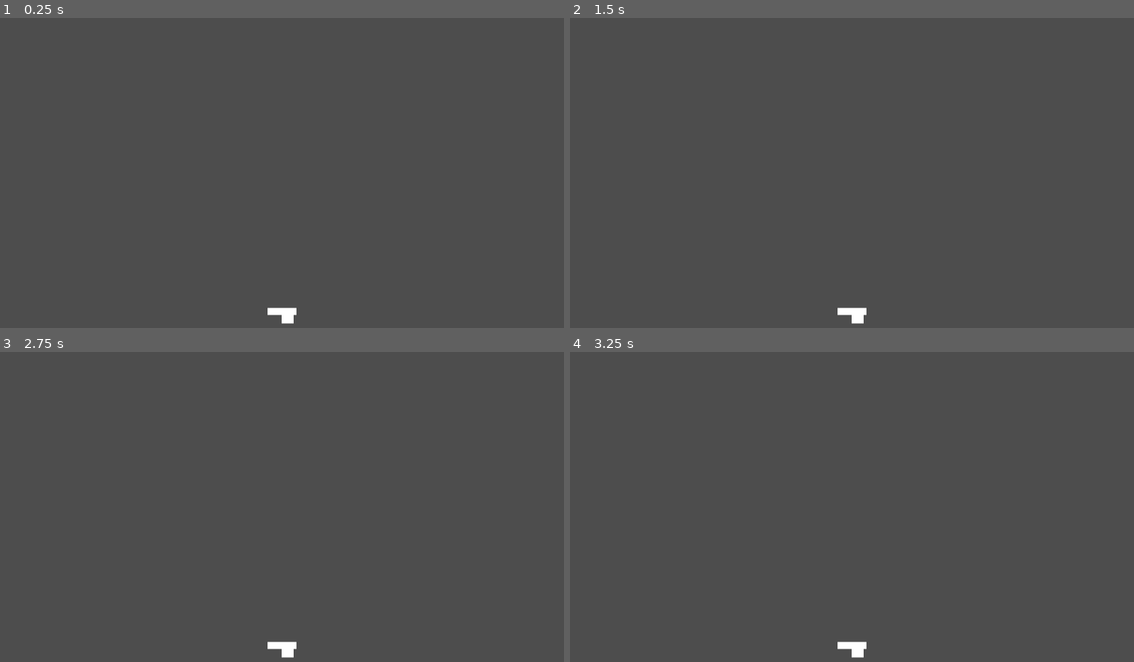
Above: before the commit, frames 1-4 (two rows, left to right).
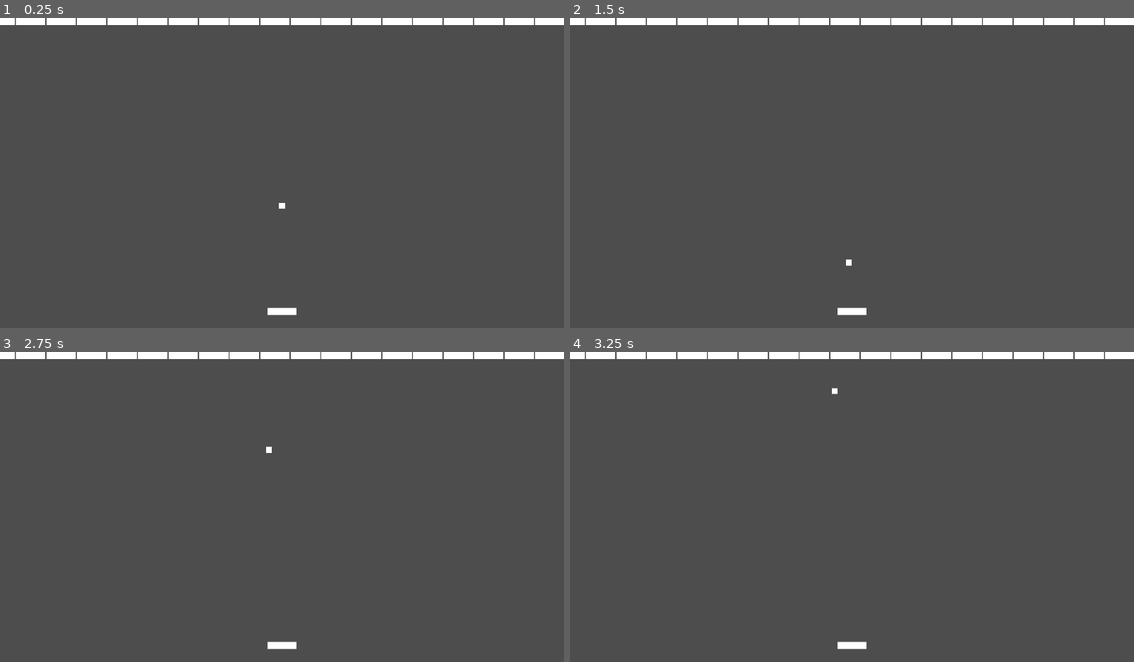
Above: after the commit, the same moments.

Repository: rojasreinold/10-game-challenge
Game: Godot game, scene res://main.tscn
Two runs of this game, one before a commit and one after it. Both use one fixed random seed, a clock stepped at 60 frames per second and the inputs below.
Inputs (mouse positions are in pixels of both pictures, inside the frame that each line leads up to):
- Up to frame 1 (0.25 s): no input
- Up to frame 2 (1.5 s): tap Enter at 0.5 s; move the mouse to (976, 160) at 0.52 s; hold Up (ui_up) 0.53-1.25 s; tap O at 0.6 s; click (976, 160) at 0.67 s; tap Space at 1.25 s; drag from (739, 191) to (852, 312) at 1.27 s
- Up to frame 3 (2.75 s): move the mouse to (338, 441) at 2.02 s; hold Up (ui_up) from 2.03 s (still down); tap Shift at 2.1 s
- Up to frame 4 (3.25 s): release Up (ui_up) at 2.75 s; tap Enter at 2.75 s; drag from (823, 575) to (852, 646) at 2.77 s

The runs differ from the first frame. In frame 1, 2.3% of the frame differs, in the area x 0-100%, y 0-99%; in frame 2, 2.3%; in frame 3, 2.3%; in frame 4, 2.3%.

Commit message:
Created a row of blocks

Diff:
--- a/2-breakout/ball.gd
+++ b/2-breakout/ball.gd
@@ -1,11 +1,25 @@
 extends Area2D
 
+signal ball_missed
+
+const DEFAULT_SPEED = 400
+
+var direction := Vector2.DOWN
+var _speed := DEFAULT_SPEED
 
 # Called when the node enters the scene tree for the first time.
 func _ready() -> void:
+	area_entered.connect(_on_area_entered)
 	pass # Replace with function body.
 
 
 # Called every frame. 'delta' is the elapsed time since the previous frame.
 func _process(delta: float) -> void:
-	pass
+	_speed += delta * 2
+	position += _speed * delta * direction
+
+func _on_area_entered(area: Area2D) -> void:
+	if area.name == "Player1":
+		direction = Vector2(randf_range(-1,1), -1)
+	if area.name == "Block":
+		direction = Vector2(randf_range(-1,1), 1)
--- a/2-breakout/ball.tscn
+++ b/2-breakout/ball.tscn
@@ -1,12 +1,18 @@
-[gd_scene load_steps=2 format=3 uid="uid://b8uumk3r3buwq"]
+[gd_scene load_steps=3 format=3 uid="uid://b8uumk3r3buwq"]
 
 [ext_resource type="Script" path="res://ball.gd" id="1_kshde"]
 
+[sub_resource type="RectangleShape2D" id="RectangleShape2D_i0xhq"]
+
 [node name="Ball" type="Area2D"]
+position = Vector2(960, 540)
 script = ExtResource("1_kshde")
 
 [node name="CollisionShape2D" type="CollisionShape2D" parent="."]
+shape = SubResource("RectangleShape2D_i0xhq")
 
 [node name="ColorRect" type="ColorRect" parent="."]
-offset_right = 40.0
-offset_bottom = 40.0
+offset_left = -10.0
+offset_top = -10.0
+offset_right = 10.0
+offset_bottom = 10.0
--- /dev/null
+++ b/2-breakout/block.tscn
@@ -0,0 +1,15 @@
+[gd_scene load_steps=2 format=3 uid="uid://dr3yeokw3sa7r"]
+
+[sub_resource type="RectangleShape2D" id="RectangleShape2D_7h0iw"]
+size = Vector2(100, 48)
+
+[node name="Block" type="Area2D"]
+
+[node name="CollisionShape2D" type="CollisionShape2D" parent="."]
+shape = SubResource("RectangleShape2D_7h0iw")
+
+[node name="ColorRect" type="ColorRect" parent="."]
+offset_left = -50.0
+offset_top = -24.0
+offset_right = 50.0
+offset_bottom = 24.0
--- a/2-breakout/main.gd
+++ b/2-breakout/main.gd
@@ -1,11 +1,26 @@
 extends Node
-
+var block_scene = preload("res://block.tscn")
+var screen_size
 
 # Called when the node enters the scene tree for the first time.
 func _ready() -> void:
+	screen_size = get_viewport().size
+	new_game()
+
+	print(screen_size)
 	pass # Replace with function body.
 
 
 # Called every frame. 'delta' is the elapsed time since the previous frame.
 func _process(delta: float) -> void:
 	pass
+
+func new_game() -> void:
+
+	#loop creating a row. 14 nodes. block is 100
+	var block_horizontal_space = 4
+	for n in range(0, screen_size[0] , 100 + 4):
+		var block = block_scene.instantiate()
+		block.position = Vector2(n, 0)
+		add_child(block)
+		print("creating block")
--- a/2-breakout/main.tscn
+++ b/2-breakout/main.tscn
@@ -10,4 +10,3 @@
 [node name="Player1" parent="." instance=ExtResource("2_o26g7")]
 
 [node name="Ball" parent="." instance=ExtResource("3_mj0gw")]
-position = Vector2(960, 1000)
